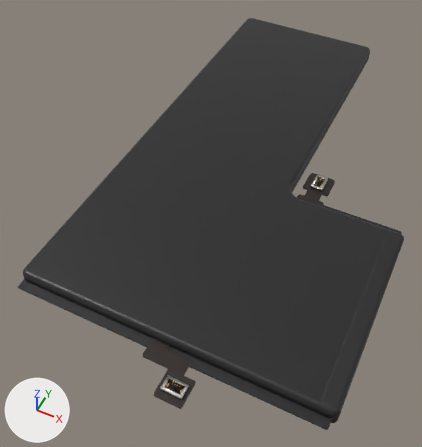
Renders of the Blender file models/iphone_11_pro_max/iphone_11_pro_max.blend from each side of a commit.
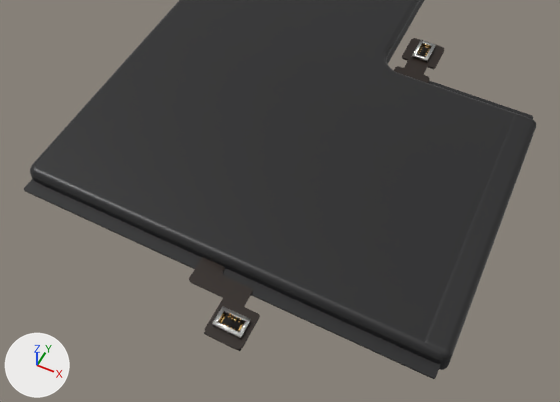
The first picture shows the older version from a camera (50 mm lens) standing at (0.0641, -0.0447, 0.0954) and looking at (0.0237, 0.0361, -0.0056). The close-ups show the older and then the newer version on the part from 0% to 100% of the width and 32% to 100% of the height of that picture. Only the edits that show in the close-ups are written down. Every picture has the same lights, and +X, +Y and +Z are marked at lower left.

Names of what the first close-up shows: 'Cell', 'Connector_Lower', 'Connector_Main', 'Flex_Lower', 'Flex_Main', 'Seal_Bottom', 'Seal_Step', 'Side_Wrap'.
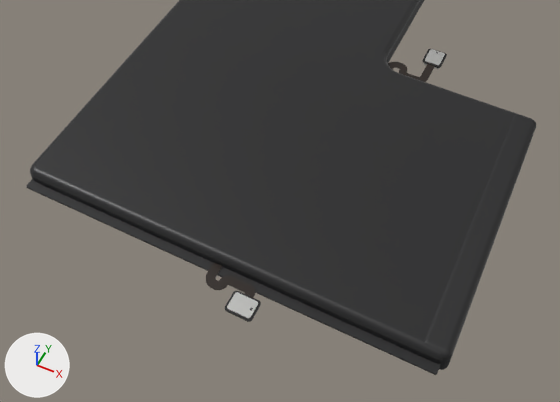
Not visible in the close-ups: 'Stiffener_Main', 'Stiffener_Lower'.

Location of each change, (x1, y1, x2, y2) in pixels of the close-ups (560 x 402 px):
'Seal_Bottom', rescaled
    before: (24, 179, 441, 379)
    after: (26, 179, 441, 375)
'Flex_Lower', reshaped
    before: (189, 257, 260, 350)
    after: (206, 263, 255, 297)
'Connector_Lower', reshaped
    before: (212, 306, 251, 339)
    after: (227, 292, 258, 319)
'Flex_Main', reshaped (54% shorter)
    before: (394, 38, 444, 83)
    after: (388, 62, 435, 82)
'Connector_Main', reshaped (12% narrower, 9% shorter)
    before: (412, 40, 436, 62)
    after: (424, 49, 445, 69)
'Seal_Step', rescaled (not visible afterwards)
    before: (428, 81, 533, 119)
'Pad_Lower', added
    after: (225, 291, 261, 322)
'Pad_Main', added
    after: (422, 49, 447, 68)
part 4 of me_connector_main, deleted
    before: (417, 43, 431, 56)
part 5 of me_connector_main, cut back
    before: (412, 40, 436, 62)
    after: (424, 49, 445, 69)
part 7 of me_connector_lower, deleted
    before: (212, 306, 251, 339)
part 8 of me_connector_lower, added
    after: (227, 292, 258, 319)

The change, as a diff of the scene's bpy script:
```diff
--- a/models/iphone_11_pro_max/iphone_11_pro_max.blend.py
+++ b/models/iphone_11_pro_max/iphone_11_pro_max.blend.py
@@ me_seal_step @@
 # used by ob_seal_step; parent = ob_iphone_11_pro_max; location = (0.0, 0.0, 0.0)
-me_seal_step.from_pydata(...)  # 72 vertices, 38 faces; spans x 0.0413..0.0639, y 0.0432..0.0456, z 0.0022..0.0025
+me_seal_step.from_pydata(...)  # 72 vertices, 38 faces; spans x 0.041..0.0639, y 0.0433..0.0449, z 0.0022..0.0025
+# me_seal_step part 1: the whole mesh is scaled about its middle by (1.01, 0.635, 1), then moved by (-0.0001, -0.0003, 0.0)
 me_seal_step.materials.append(mat_cell_seal)
@@ me_seal_bottom @@
 # used by ob_seal_bottom; parent = ob_iphone_11_pro_max; location = (0.0, 0.0, 0.0)
-me_seal_bottom.from_pydata(...)  # 72 vertices, 38 faces; spans x 0.0007..0.0639, y -0.0019..0.0004, z 0.0022..0.0025
+me_seal_bottom.from_pydata(...)  # 72 vertices, 38 faces; spans x 0.0007..0.0639, y -0.0013..0.0004, z 0.0022..0.0025
+# me_seal_bottom part 2: the whole mesh is scaled about its middle by (1, 0.713, 1), then moved by (0.0, 0.0003, 0.0)
 me_seal_bottom.materials.append(mat_cell_seal)
@@ me_flex_main @@
 # used by ob_flex_main; parent = ob_iphone_11_pro_max; location = (0.0, 0.0, 0.0)
-me_flex_main.from_pydata(...)  # 200 vertices, 102 faces; spans x 0.0405..0.0465, y 0.0434..0.054, z 0.00245..0.00265
+me_flex_main.from_pydata(...)  # 152 vertices, 78 faces; spans x 0.03895..0.04625, y 0.043..0.0493, z 0.00243..0.00258
+# me_flex_main part 3: 200 vertices removed from x 0.0405..0.0465, y 0.0434..0.054, z 0.00245..0.00265; 152 vertices added at x 0.03895..0.04625, y 0.043..0.0493, z 0.00243..0.00258
 me_flex_main.materials.append(mat_flex)
@@ me_connector_main @@
 # used by ob_connector_main; parent = ob_iphone_11_pro_max; location = (0.0, 0.0, 0.0)
-me_connector_main.from_pydata(...)  # 188 vertices, 174 faces; spans x 0.04214..0.04486, y 0.04919..0.05331, z 0.00265..0.00325
+me_connector_main.from_pydata(...)  # 268 vertices, 218 faces; spans x 0.04429..0.04691, y 0.04929..0.05251, z 0.00192..0.0028
+# me_connector_main part 4: 10 loose pieces with 140 vertices, spanning x 0.0426..0.0444, y 0.04965..0.05285, z 0.00282..0.00318, are deleted
+# me_connector_main part 5: 48 vertices removed from x 0.04214..0.04486, y 0.04919..0.05331, z 0.00265..0.00325; 260 vertices added at x 0.04429..0.04691, y 0.04929..0.05251, z 0.00192..0.00277
+# other edits to the shape of me_connector_main do not show in these pictures
 me_connector_main.materials.append(mat_connector_plastic)
@@ me_flex_lower @@
 # used by ob_flex_lower; parent = ob_iphone_11_pro_max; location = (0.0, 0.0, 0.0)
-me_flex_lower.from_pydata(...)  # 148 vertices, 76 faces; spans x 0.03..0.041, y -0.0095..0.0004, z 0.00245..0.00265
+me_flex_lower.from_pydata(...)  # 152 vertices, 78 faces; spans x 0.03175..0.03895, y -0.00345..0.0008, z 0.00243..0.00258
+# me_flex_lower part 6: the whole mesh is rebuilt
 me_flex_lower.materials.append(mat_flex)
@@ me_connector_lower @@
 # used by ob_connector_lower; parent = ob_iphone_11_pro_max; location = (0.0, 0.0, 0.0)
-me_connector_lower.from_pydata(...)  # 188 vertices, 174 faces; spans x 0.03619..0.04031, y -0.00811..-0.00539, z 0.00265..0.00325
+me_connector_lower.from_pydata(...)  # 268 vertices, 218 faces; spans x 0.03659..0.04001, y -0.00521..-0.00259, z 0.00192..0.0028
+# me_connector_lower part 7: the loose piece of 48 vertices spanning x 0.03619..0.04031, y -0.00811..-0.00539, z 0.00265..0.00325 is deleted
+# me_connector_lower part 8: 260 vertices added at x 0.03659..0.04001, y -0.00521..-0.00259, z 0.00192..0.00277
+# other edits to the shape of me_connector_lower do not show in these pictures
 me_connector_lower.materials.append(mat_connector_plastic)
@@ ob_stiffener_main @@
-ob_stiffener_main = bpy.data.objects.new('Stiffener_Main', me_stiffener_main)
@@ ob_stiffener_lower @@
-ob_stiffener_lower = bpy.data.objects.new('Stiffener_Lower', me_stiffener_lower)
@@ ob_pad_lower @@
+ob_pad_lower = bpy.data.objects.new('Pad_Lower', me_pad_lower)  # 72 vertices, 38 faces; spans x 0.0363..0.0403, y -0.0055..-0.0023, z 0.00242..0.00263; in mat_stiffener (black #161616)
+ob_pad_lower.parent = ob_iphone_11_pro_max
+ob_pad_lower.location = (0.0, 0.0, 0.0)
@@ ob_pad_main @@
+ob_pad_main = bpy.data.objects.new('Pad_Main', me_pad_main)  # 72 vertices, 38 faces; spans x 0.04395..0.04725, y 0.04905..0.05275, z 0.00242..0.00263; in mat_stiffener (black #161616)
+ob_pad_main.parent = ob_iphone_11_pro_max
+ob_pad_main.location = (0.0, 0.0, 0.0)
```
